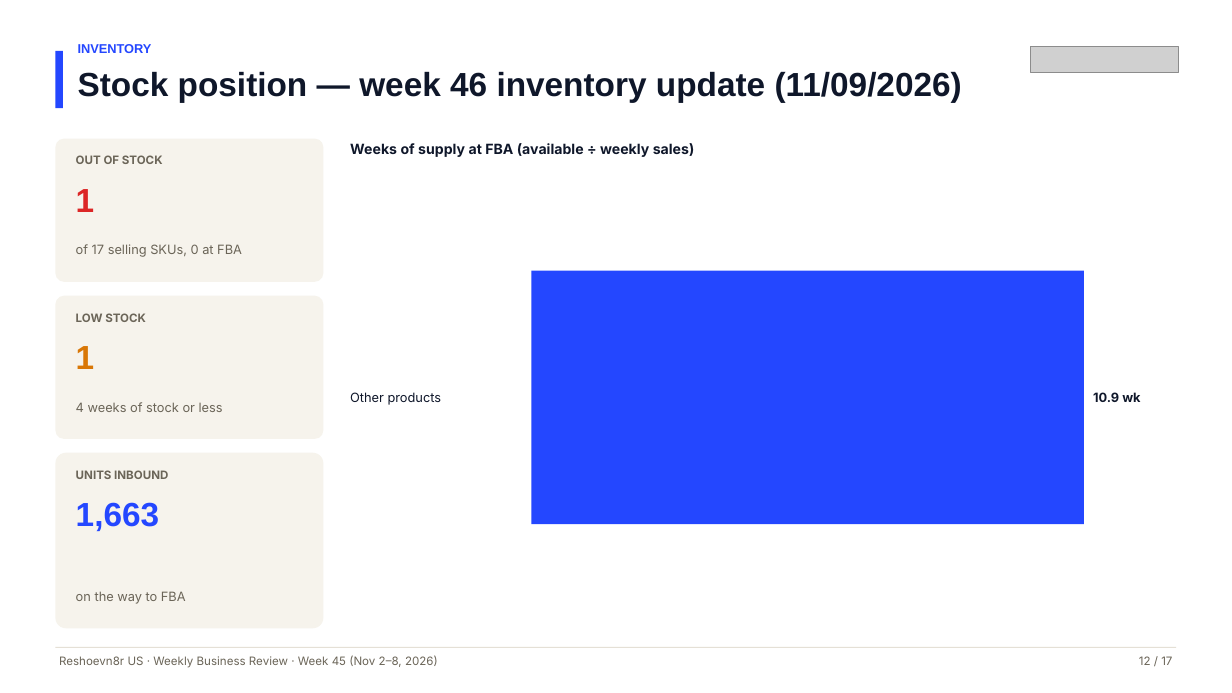
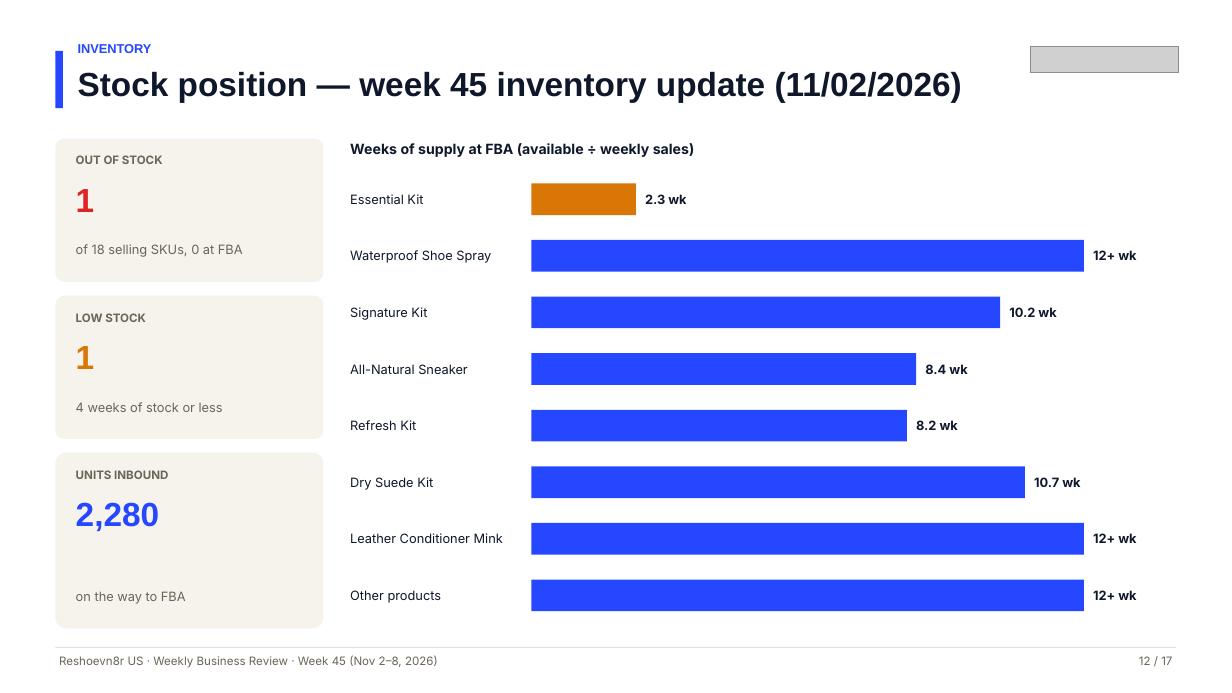
Before and after one commit to RONFSG/flagship-growth-reports, a slide deck: slide 12 of reshoevn8r-us/deck/2026-11-08/Reshoevn8r-US-Weekly-Business-Review-Week-45-2026-11-08.pptx. Drawn at 1232x693 pixels with LibreOffice and Linux fonts; fonts in the diff are those of the drawing; grey boxes stand for pictures. Boxes give left, top, right and bottom in pixels: in the first picture for what was removed or moved away, otherwise in the second. Text is boxed around its words. In the diff, an @@ line names an element or a change of style, - is before the commit and + after.

```diff
--- a/reshoevn8r-us/deck/2026-11-08/Reshoevn8r-US-Weekly-Business-Review-Week-45-2026-11-08.pptx
+++ b/reshoevn8r-us/deck/2026-11-08/Reshoevn8r-US-Weekly-Business-Review-Week-45-2026-11-08.pptx
@@ text at bbox=[78, 71, 962, 102]: text changed @@
-Stock position — week 46 inventory update (11/09/2026)
+Stock position — week 45 inventory update (11/02/2026)
@@ text added at bbox=[350, 194, 423, 204], 10 pt, text #0F172A @@
+Essential Kit
@@ rectangle added at bbox=[531, 183, 636, 214], fill #D97706 @@
@@ text at bbox=[645, 194, 686, 204]: text changed @@
-10.9 wk
+2.3 wk
@@ text at bbox=[76, 244, 243, 257]: text changed @@
-of 17 selling SKUs, 0 at FBA
+of 18 selling SKUs, 0 at FBA
@@ text added at bbox=[350, 250, 491, 263], 10 pt, text #0F172A @@
+Waterproof Shoe Spray
@@ rectangle added at bbox=[531, 240, 1084, 272], fill #2447FF @@
@@ text added at bbox=[1093, 250, 1136, 260], 10 pt, text #0F172A, bold @@
+12+ wk
@@ rectangle added at bbox=[531, 297, 1000, 328], fill #2447FF @@
@@ text added at bbox=[350, 307, 427, 320], 10 pt, text #0F172A @@
+Signature Kit
@@ text added at bbox=[1009, 307, 1056, 317], 10 pt, text #0F172A, bold @@
+10.2 wk
@@ rectangle: place and size @@
-rectangle at bbox=[531, 271, 1084, 524]
+rectangle at bbox=[531, 353, 917, 384]
@@ text added at bbox=[350, 364, 468, 374], 10 pt, text #0F172A @@
+All-Natural Sneaker
@@ text added at bbox=[925, 364, 967, 374], 10 pt, text #0F172A, bold @@
+8.4 wk
@@ rectangle added at bbox=[531, 409, 908, 441], fill #2447FF @@
@@ text added at bbox=[350, 420, 416, 430], 10 pt, text #0F172A @@
+Refresh Kit
@@ text added at bbox=[916, 420, 958, 430], 10 pt, text #0F172A, bold @@
+8.2 wk
@@ text added at bbox=[350, 477, 433, 490], 10 pt, text #0F172A @@
+Dry Suede Kit
@@ rectangle added at bbox=[531, 467, 1025, 498], fill #2447FF @@
@@ text added at bbox=[1034, 477, 1080, 487], 10 pt, text #0F172A, bold @@
+10.7 wk
@@ text at bbox=[76, 502, 159, 531]: text changed @@
-1,663
+2,280
@@ text added at bbox=[350, 533, 503, 543], 10 pt, text #0F172A @@
+Leather Conditioner Mink
@@ rectangle added at bbox=[531, 523, 1084, 555], fill #2447FF @@
@@ text added at bbox=[1093, 533, 1136, 543], 10 pt, text #0F172A, bold @@
+12+ wk
@@ text "Other products": place and size @@
-text "Other products" at bbox=[350, 392, 442, 405]
+text "Other products" at bbox=[350, 590, 442, 603]
@@ rectangle added at bbox=[531, 579, 1084, 611], fill #2447FF @@
@@ text added at bbox=[1093, 590, 1136, 600], 10 pt, text #0F172A, bold @@
+12+ wk
```
Also in this commit, not shown: 6 other files.
